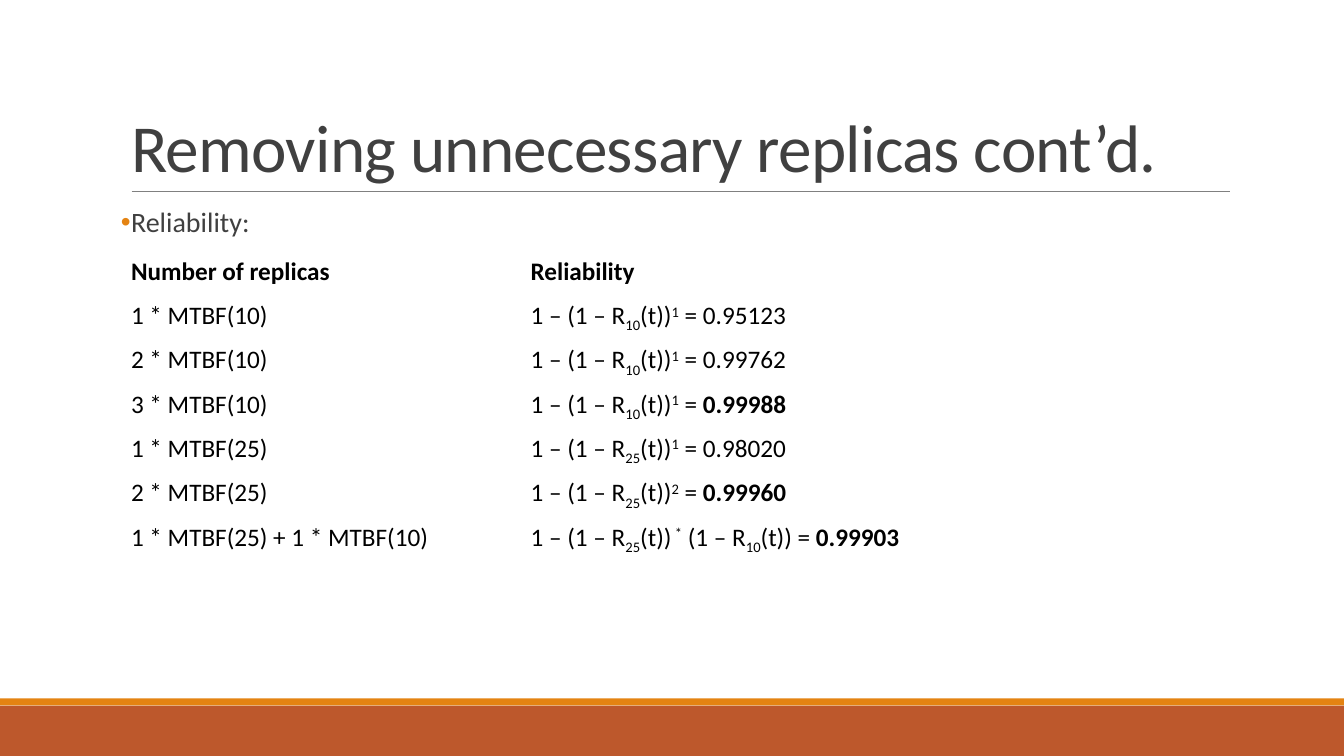
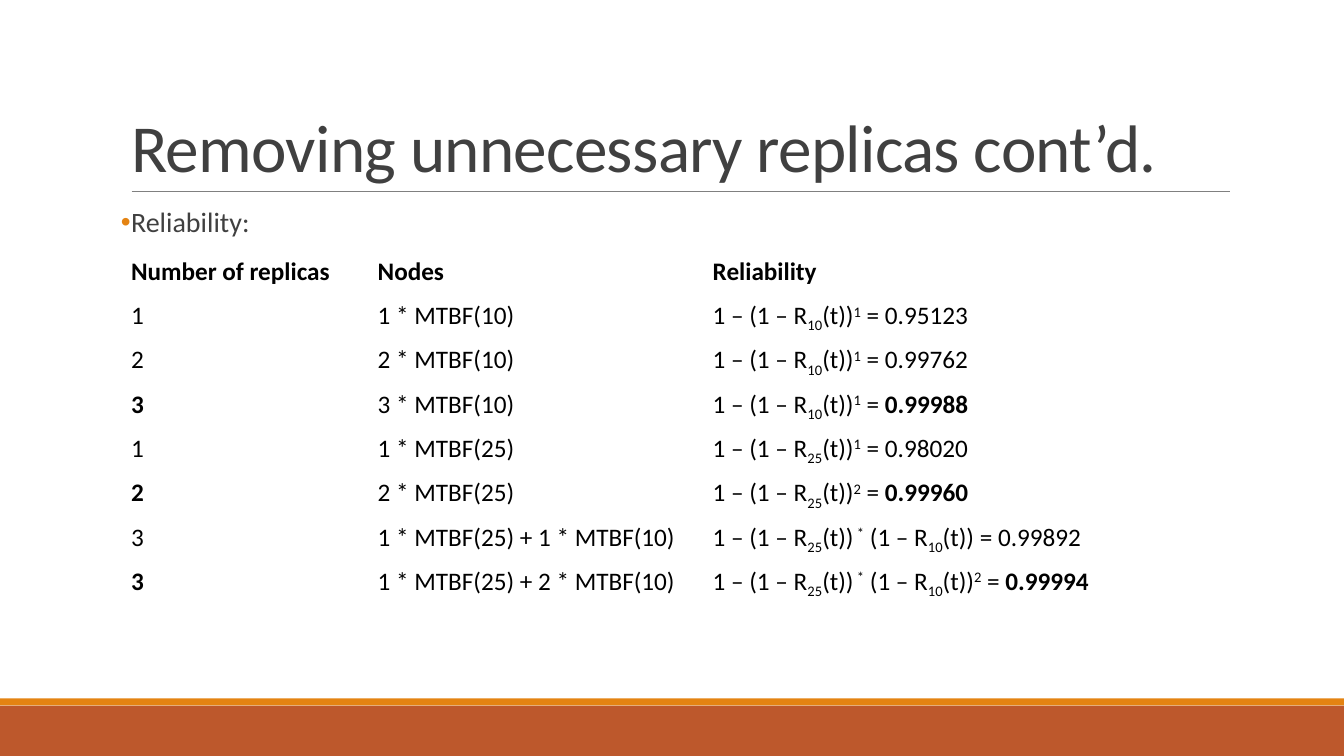
Before and after one commit to PStahl/master_thesis, a slide deck: slide 23 of presentation/presentation.pptx (slide 17 before the commit). Drawn at 1344x756 pixels with LibreOffice and Linux fonts; fonts in the diff are those of the drawing. Boxes give left, top, right and bottom in pixels: in the first picture for what was removed or moved away, otherwise in the second. Text is boxed around its words. In the diff, an @@ line names an element or a change of style, - is before the commit and + after.

```diff
--- a/presentation/presentation.pptx
+++ b/presentation/presentation.pptx
@@ table at (121,252,1190,600) @@
-Number of replicas | Reliability
-1 * MTBF(10) | 1 – (1 – R10(t))1 = 0.95123
-2 * MTBF(10) | 1 – (1 – R10(t))1 = 0.99762
-3 * MTBF(10) | 1 – (1 – R10(t))1 = 0.99988
-1 * MTBF(25) | 1 – (1 – R25(t))1 = 0.98020
-2 * MTBF(25) | 1 – (1 – R25(t))2 = 0.99960
-1 * MTBF(25) + 1 * MTBF(10) | 1 – (1 – R25(t)) * (1 – R10(t)) = 0.99903
+Number of replicas | Nodes | Reliability
+1 | 1 * MTBF(10) | 1 – (1 – R10(t))1 = 0.95123
+2 | 2 * MTBF(10) | 1 – (1 – R10(t))1 = 0.99762
+3 | 3 * MTBF(10) | 1 – (1 – R10(t))1 = 0.99988
+1 | 1 * MTBF(25) | 1 – (1 – R25(t))1 = 0.98020
+2 | 2 * MTBF(25) | 1 – (1 – R25(t))2 = 0.99960
+3 | 1 * MTBF(25) + 1 * MTBF(10) | 1 – (1 – R25(t)) * (1 – R10(t)) = 0.99892
+3 | 1 * MTBF(25) + 2 * MTBF(10) | 1 – (1 – R25(t)) * (1 – R10(t))2 = 0.99994
```
Also in this commit, not shown: 2 other slides changed, 11 slides added, 5 other files.
